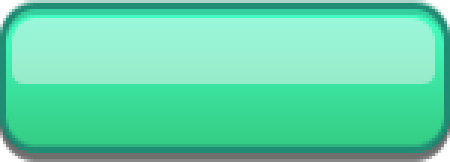
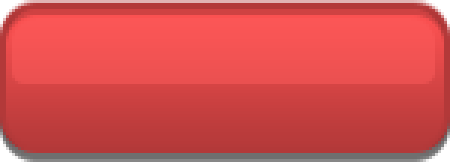
Layered file, before and after one edit (450 × 162). Changes by layer:
painted on "Rectangle 2" over [12, 18, 435, 84]
painted on "Rectangle 1 copy 3" over [0, 0, 450, 150]
painted on "Rectangle 1 copy 2" over [0, 3, 450, 153]
